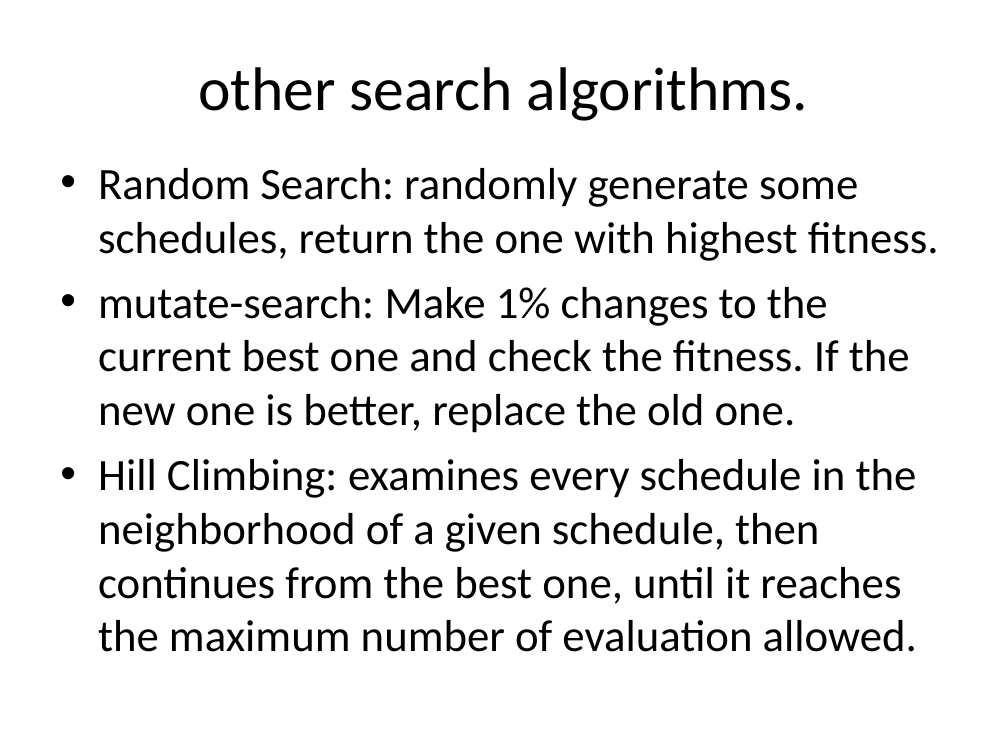
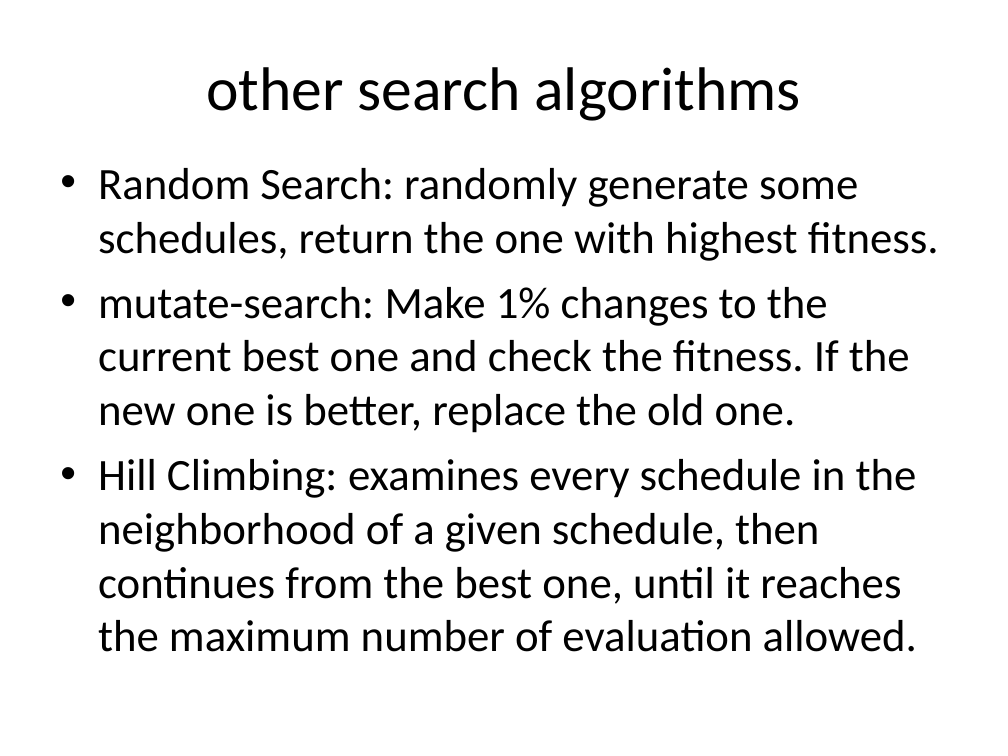
Before and after one commit to akokcam/csc384-genetic-algorithms-project, a slide deck: slide 4 of GA_TestBench/Data Files/presentation.ppt. Drawn at 1008x756 pixels with LibreOffice and Linux fonts; fonts in the diff are those of the drawing. Boxes give left, top, right and bottom in pixels: in the first picture for what was removed or moved away, otherwise in the second. Text is boxed around its words. In the diff, an @@ line names an element or a change of style, - is before the commit and + after.

```diff
--- a/GA_TestBench/Data Files/presentation.ppt
+++ b/GA_TestBench/Data Files/presentation.ppt
@@ title at box(206, 67, 800, 121): text changed @@
-other search algorithms.
+other search algorithms
```
Also in this commit, not shown: 1 other slide changed, 3 slides added, 1 slide removed.
